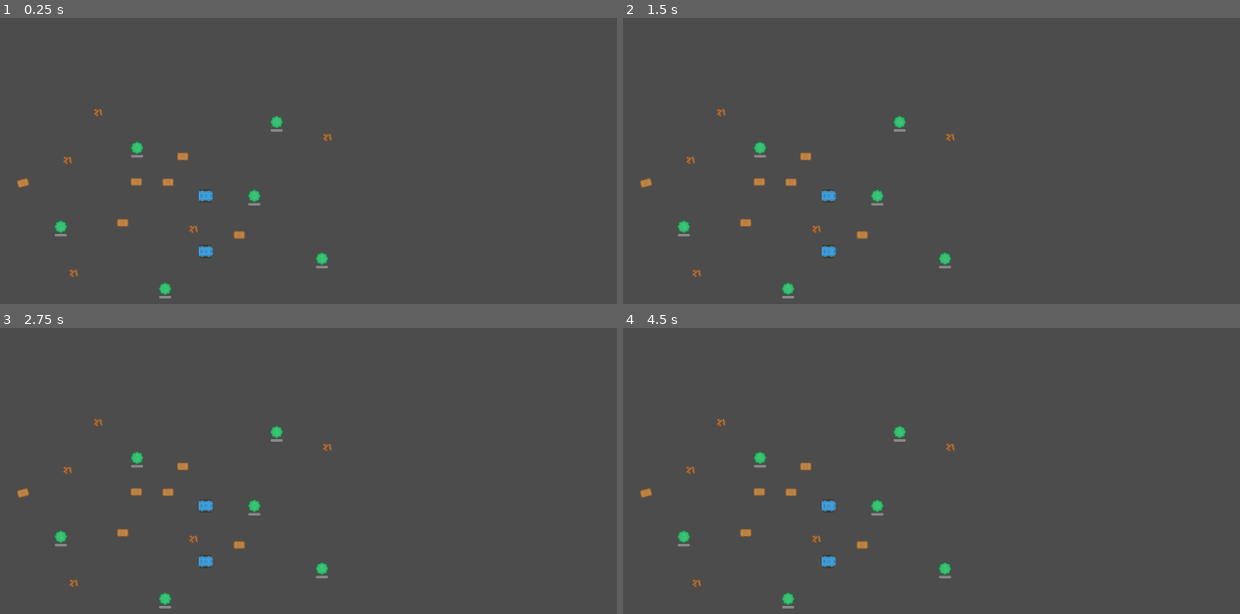
Above: before the commit, frames 1-4 (two rows, left to right).
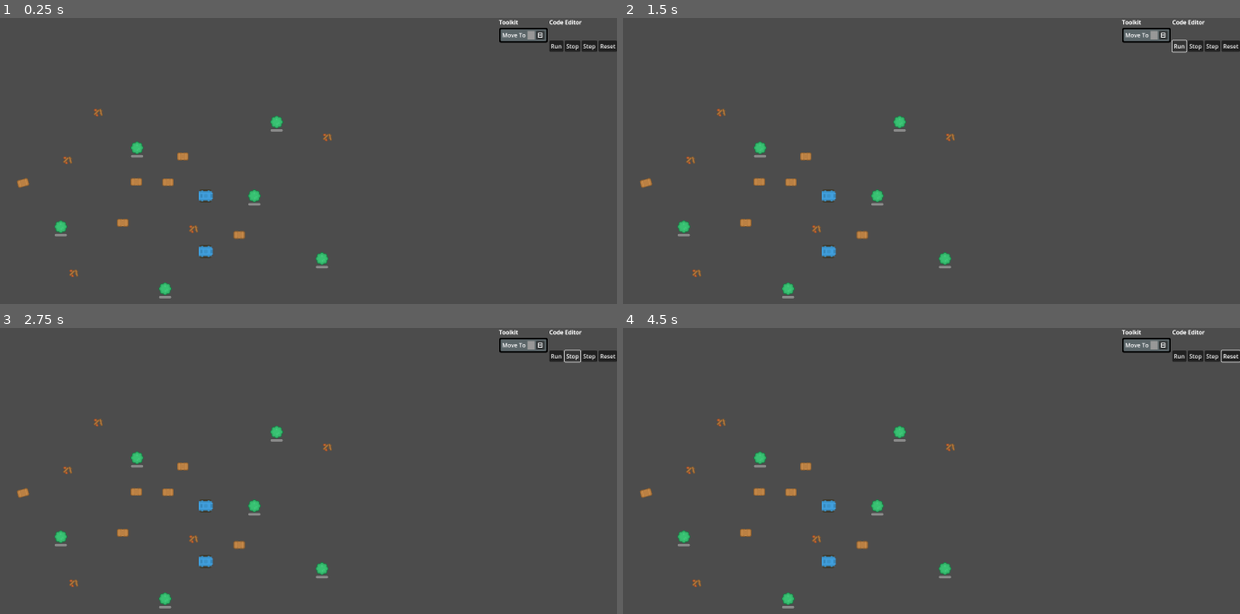
Above: after the commit, the same moments.

Repository: tefla/SpecialCirumstances
Game: Godot game, scene res://Game.tscn
The game is run twice, just before and just after one commit, with the same random seed, the same clock (stepped at 60 frames per second) and the same inputs.
Inputs (mouse positions are in pixels of both pictures, inside the frame that each line leads up to):
- Up to frame 1 (0.25 s): no input
- Up to frame 2 (1.5 s): click (1165, 35) at 0.52 s; click (1178, 46) at 1.25 s, where only the run after the commit has a clickable "Run"
- Up to frame 3 (2.75 s): click (573, 356) at 2 s, where only the run after the commit has a clickable "Stop"
- Up to frame 4 (4.5 s): click (1215, 356) at 2.75 s, where only the run after the commit has a clickable "Step"; click (1233, 356) at 3.5 s, where only the run after the commit has a clickable "Reset"; drag from (826, 505) to (900, 430) at 4.27 s

The runs differ from the first frame. In frame 1, 0.8% of the frame differs, in the area x 80-100%, y 0-12%; in frame 2, 0.8%; in frame 3, 0.8%; in frame 4, 0.9%, in the area x 80-100%, y 0-13%.
Error after the commit: Invalid assignment of property or key 'visible' with value of type 'bool' on a base object of type 'Nil'. (res://Unit/Components/Memory/MemoryComponent.gd:11)

Commit message:
still broken

Diff:
--- a/Tasks/LeafTasks/Position/PositionTask.gd
+++ b/Tasks/LeafTasks/Position/PositionTask.gd
@@ -5,12 +5,8 @@
 
 func _init(v: Vector2) -> void:
 	name = "Position"
-	block = preload("PositionBlock.tscn")
 	result_type = ResultType.POSITION
 	_value = v
-func get_block():
-	var _block = await super.get_block()
-	# Attach listeners
-	return _block
+
 func run():
 	success()
--- a/Tasks/Task.gd
+++ b/Tasks/Task.gd
@@ -1,4 +1,4 @@
-extends Resource
+extends Node2D
 class_name Task
 
 enum ResultType {
@@ -7,8 +7,6 @@
 	POSITION
 }
 
-var name = "Base Task"
-var block: PackedScene = preload("Blocks/BlockFunction.tscn")
 var result_type: ResultType = ResultType.NONE
 signal removed(task: Task)
 
@@ -87,20 +85,7 @@
 	cancel()
 	status = FRESH
 
-func remove_child(task: Task):
-	children.erase(task)
-	task.removed.disconnect(remove_child)
 
-func add_child(task: Task):
-	task.removed.connect(remove_child)
-	children.append(task)
-
-func get_block():
-	var _block = block.instantiate()
-	_block.ready
-	_block.set_task(self)
-	_block.task_dropped.connect(add_child)
-	return _block
 
 
 func wait() -> void:
--- /dev/null
+++ b/Unit/Blocks/MyMoveBlock.tscn
@@ -0,0 +1,6 @@
+[gd_scene load_steps=2 format=3 uid="uid://b50xe88p33hb0"]
+
+[ext_resource type="Script" path="res://Tasks/Task.gd" id="1_3082e"]
+
+[node name="MyMoveBlock" type="Node2D"]
+script = ExtResource("1_3082e")
--- a/Unit/Components/Manipulator/ManipulatorComponent.tscn
+++ b/Unit/Components/Manipulator/ManipulatorComponent.tscn
@@ -8,11 +8,11 @@
 
 [sub_resource type="Resource" id="Resource_l8bd0"]
 script = ExtResource("3_ewvvb")
-children = Array[ExtResource("2_cgpqk")]([])
+children = null
 
 [sub_resource type="Resource" id="Resource_mxd3b"]
 script = ExtResource("4_j06bd")
-children = Array[ExtResource("2_cgpqk")]([])
+children = null
 
 [sub_resource type="CircleShape2D" id="CircleShape2D_jyme7"]
 radius = 40.0
--- a/Unit/Components/Motor/MoveTo/MoveToBlock.gd
+++ b/Unit/Components/Motor/MoveTo/MoveToBlock.gd
@@ -2,7 +2,10 @@
 extends BaseBlock
 class_name MoveToBlock
 
+@export var display_name: String
 
+func _ready() -> void:
+	%Name.text = display_name
 
 func set_task(task: Task):
 	_task = task
--- a/Unit/Components/Motor/MoveTo/MoveToBlock.tscn
+++ b/Unit/Components/Motor/MoveTo/MoveToBlock.tscn
@@ -17,6 +17,7 @@
 size_flags_vertical = 0
 theme_override_styles/panel = ExtResource("1_nuvm3")
 script = ExtResource("1_swrdt")
+display_name = null
 
 [node name="MoveToTask" type="HBoxContainer" parent="."]
 layout_mode = 2
--- a/Unit/Components/Motor/MoveTo/MoveToTask.gd
+++ b/Unit/Components/Motor/MoveTo/MoveToTask.gd
@@ -1,15 +1,9 @@
 extends Task
 class_name MoveToTask
 
-func add_child(task: Task):
-	task.removed.connect(remove_child)
-
-	children.clear()
-	children.append(task)
 
 func _init() -> void:
 	name = "Move To:"
-	block = preload("MoveToBlock.tscn")
 
 func child_success():
 	if status != RUNNING:
@@ -25,10 +19,6 @@
 		fail()
 
 
-func get_block():
-	var _block =  super.get_block()
-	# Attach listeners
-	return _block
 
 func run():
 	if children.size() != 1:
--- a/Unit/Components/Scanner/ScanFor/ScanForBlock.tscn
+++ b/Unit/Components/Scanner/ScanFor/ScanForBlock.tscn
@@ -33,7 +33,7 @@
 [node name="OptionButton" type="OptionButton" parent="HBox"]
 layout_mode = 2
 selected = 0
-item_count = 24
+item_count = 28
 popup/item_0/text = "NONE"
 popup/item_1/text = "TREE"
 popup/item_1/id = 1
@@ -74,9 +74,17 @@
 popup/item_19/text = "ROCK"
 popup/item_19/id = 3
 popup/item_20/text = "NONE"
+popup/item_20/id = 20
 popup/item_21/text = "TREE"
 popup/item_21/id = 1
 popup/item_22/text = "STICK"
 popup/item_22/id = 2
 popup/item_23/text = "ROCK"
 popup/item_23/id = 3
+popup/item_24/text = "NONE"
+popup/item_25/text = "TREE"
+popup/item_25/id = 1
+popup/item_26/text = "STICK"
+popup/item_26/id = 2
+popup/item_27/text = "ROCK"
+popup/item_27/id = 3
--- a/Unit/Unit.tscn
+++ b/Unit/Unit.tscn
@@ -1,51 +1,26 @@
-[gd_scene load_steps=23 format=3 uid="uid://cy30xxeibl4ms"]
+[gd_scene load_steps=13 format=3 uid="uid://cy30xxeibl4ms"]
 
 [ext_resource type="Script" path="res://Unit/Unit.gd" id="1_x564y"]
 [ext_resource type="Texture2D" uid="uid://dt163nr8xf3g1" path="res://Assets/kenny-assets/Default size/tankBody_blue.png" id="2_nkeru"]
 [ext_resource type="Script" path="res://Unit/Components/CPU/CPUComponent.gd" id="3_rcme6"]
 [ext_resource type="Script" path="res://Unit/Components/Memory/MemoryComponent.gd" id="4_7ygos"]
 [ext_resource type="Script" path="res://Tasks/Task.gd" id="4_b1cmp"]
-[ext_resource type="Script" path="res://Unit/Components/CPU/Repeat/RepeatTask.gd" id="5_3tnx7"]
-[ext_resource type="Script" path="res://Unit/Components/CPU/Sequence.gd" id="6_3ytlq"]
-[ext_resource type="PackedScene" uid="uid://c8al27qjqdg7s" path="res://Unit/Components/Memory/MemoryUI.tscn" id="8_kh2ta"]
 [ext_resource type="Script" path="res://Unit/Components/Motor/MoveTo/MoveToTask.gd" id="9_16r8y"]
-[ext_resource type="Script" path="res://Unit/Components/Scanner/ScanFor/ScanForTask.gd" id="11_5570m"]
-[ext_resource type="Script" path="res://Unit/Components/Manipulator/PickUp/PickUpTask.gd" id="13_yor6t"]
-[ext_resource type="Script" path="res://Unit/Components/Manipulator/UseTask/UseTask.gd" id="14_0r6w2"]
+[ext_resource type="PackedScene" uid="uid://ckkbq818ce10f" path="res://Unit/Components/Motor/MoveTo/MoveToBlock.tscn" id="12_hwnqd"]
 [ext_resource type="Script" path="res://Unit/Components/Motor/MotorComponent.gd" id="14_kr1k5"]
 
 [sub_resource type="RectangleShape2D" id="RectangleShape2D_e6uul"]
 size = Vector2(28, 28)
 
-[sub_resource type="Resource" id="Resource_vwbh1"]
-script = ExtResource("5_3tnx7")
-LIMIT = 5
-children = Array[ExtResource("4_b1cmp")]([])
-
-[sub_resource type="Resource" id="Resource_hg4dd"]
-script = ExtResource("6_3ytlq")
-children = Array[ExtResource("4_b1cmp")]([])
-
 [sub_resource type="Resource" id="Resource_jextn"]
 script = ExtResource("9_16r8y")
 children = Array[ExtResource("4_b1cmp")]([])
 
-[sub_resource type="Resource" id="Resource_4x138"]
-script = ExtResource("13_yor6t")
-children = Array[ExtResource("4_b1cmp")]([])
-
-[sub_resource type="Resource" id="Resource_2oqjv"]
-script = ExtResource("5_3tnx7")
-LIMIT = 5
-children = Array[ExtResource("4_b1cmp")]([])
-
-[sub_resource type="Resource" id="Resource_ueig5"]
-script = ExtResource("11_5570m")
-children = Array[ExtResource("4_b1cmp")]([])
-
-[sub_resource type="Resource" id="Resource_aok3i"]
-script = ExtResource("14_0r6w2")
-children = Array[ExtResource("4_b1cmp")]([])
+[sub_resource type="StyleBoxEmpty" id="StyleBoxEmpty_cxgsh"]
+content_margin_left = 16.0
+content_margin_top = 16.0
+content_margin_right = 16.0
+content_margin_bottom = 16.0
 
 [sub_resource type="Resource" id="Resource_fe5hq"]
 script = ExtResource("9_16r8y")
@@ -76,23 +51,71 @@
 script = ExtResource("3_rcme6")
 CLOCK_SPEED = 0
 features = 6
-tasks = Array[ExtResource("4_b1cmp")]([SubResource("Resource_vwbh1"), SubResource("Resource_hg4dd")])
 
-[node name="MemoryComponent" type="Node2D" parent="Components" node_paths=PackedStringArray("memoryUI", "unit")]
+[node name="MemoryComponent" type="Node2D" parent="Components" node_paths=PackedStringArray("unit")]
 script = ExtResource("4_7ygos")
-memoryUI = NodePath("CanvasLayer/MemoryUI")
 unit = NodePath("../..")
 features = 3
-tasks = Array[ExtResource("4_b1cmp")]([SubResource("Resource_jextn"), SubResource("Resource_4x138"), SubResource("Resource_2oqjv"), SubResource("Resource_ueig5"), SubResource("Resource_aok3i")])
+tasks = Array[ExtResource("4_b1cmp")]([SubResource("Resource_jextn")])
 
 [node name="CanvasLayer" type="CanvasLayer" parent="Components/MemoryComponent"]
 
-[node name="MemoryUI" parent="Components/MemoryComponent/CanvasLayer" instance=ExtResource("8_kh2ta")]
-custom_minimum_size = Vector2(600, 0)
+[node name="VBoxContainer" type="VBoxContainer" parent="Components/MemoryComponent/CanvasLayer"]
 anchors_preset = 11
 anchor_left = 1.0
-offset_left = -177.0
+anchor_right = 1.0
+anchor_bottom = 1.0
+offset_left = -54.0
 grow_horizontal = 0
+grow_vertical = 2
+
+[node name="HBoxContainer" type="HBoxContainer" parent="Components/MemoryComponent/CanvasLayer/VBoxContainer"]
+layout_mode = 2
+
+[node name="VBoxContainer" type="VBoxContainer" parent="Components/MemoryComponent/CanvasLayer/VBoxContainer/HBoxContainer"]
+layout_mode = 2
+
+[node name="Label" type="Label" parent="Components/MemoryComponent/CanvasLayer/VBoxContainer/HBoxContainer/VBoxContainer"]
+layout_mode = 2
+text = "Toolkit"
+
+[node name="Palette" type="VBoxContainer" parent="Components/MemoryComponent/CanvasLayer/VBoxContainer/HBoxContainer/VBoxContainer"]
+layout_mode = 2
+
+[node name="PanelContainer" parent="Components/MemoryComponent/CanvasLayer/VBoxContainer/HBoxContainer/VBoxContainer/Palette" instance=ExtResource("12_hwnqd")]
+layout_mode = 2
+display_name = "Move To"
+
+[node name="VBoxContainer2" type="VBoxContainer" parent="Components/MemoryComponent/CanvasLayer/VBoxContainer/HBoxContainer"]
+layout_mode = 2
+
+[node name="Label" type="Label" parent="Components/MemoryComponent/CanvasLayer/VBoxContainer/HBoxContainer/VBoxContainer2"]
+layout_mode = 2
+text = "Code Editor"
+
+[node name="PanelContainer" type="PanelContainer" parent="Components/MemoryComponent/CanvasLayer/VBoxContainer/HBoxContainer/VBoxContainer2"]
+layout_mode = 2
+size_flags_vertical = 3
+theme_override_styles/panel = SubResource("StyleBoxEmpty_cxgsh")
+
+[node name="HBoxContainer" type="HBoxContainer" parent="Components/MemoryComponent/CanvasLayer/VBoxContainer/HBoxContainer/VBoxContainer2"]
+layout_mode = 2
+
+[node name="Run" type="Button" parent="Components/MemoryComponent/CanvasLayer/VBoxContainer/HBoxContainer/VBoxContainer2/HBoxContainer"]
+layout_mode = 2
+text = "Run"
+
+[node name="Stop" type="Button" parent="Components/MemoryComponent/CanvasLayer/VBoxContainer/HBoxContainer/VBoxContainer2/HBoxContainer"]
+layout_mode = 2
+text = "Stop"
+
+[node name="Step" type="Button" parent="Components/MemoryComponent/CanvasLayer/VBoxContainer/HBoxContainer/VBoxContainer2/HBoxContainer"]
+layout_mode = 2
+text = "Step"
+
+[node name="Reset" type="Button" parent="Components/MemoryComponent/CanvasLayer/VBoxContainer/HBoxContainer/VBoxContainer2/HBoxContainer"]
+layout_mode = 2
+text = "Reset"
 
 [node name="MotorComponent" type="Node2D" parent="Components" node_paths=PackedStringArray("navigation_agent")]
 script = ExtResource("14_kr1k5")
Not shown: 1 places in Tasks/Blocks/BlockStatement.tscn that only renumber resources
Not shown: 1 places in Unit/Components/CPU/Repeat/RepeatBlock.tscn that only renumber resources
